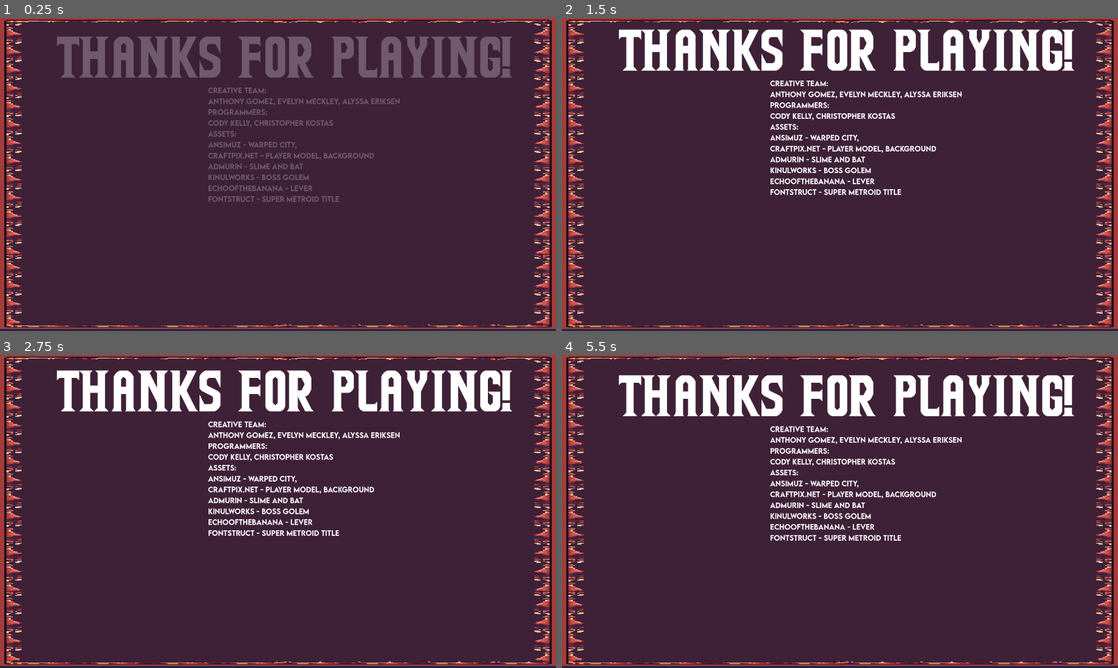
Above: before the commit, frames 1-4 (two rows, left to right).
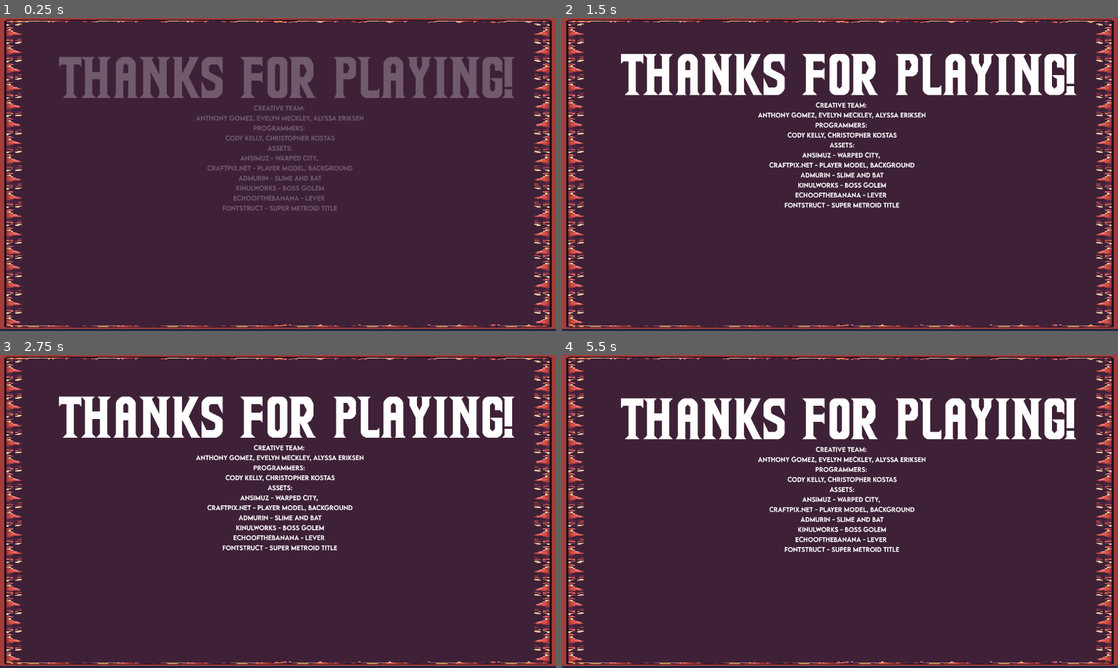
Above: after the commit, the same moments.

Repository: Shynkos/Senior-Design-Project
Game: Godot game, scene res://scenes/Components/credits.tscn
The game is run twice, just before and just after one commit, with the same random seed, the same clock (stepped at 60 frames per second) and the same inputs. This scene is started directly instead of the project's main scene.
Inputs (mouse positions are in pixels of both pictures, inside the frame that each line leads up to):
- Up to frame 1 (0.25 s): no input
- Up to frame 2 (1.5 s): tap Enter at 0.5 s; move the mouse to (962, 158) at 0.52 s; hold D (Move right) from 0.53 s (still down); click (962, 158) at 0.6 s; tap Space (Jump) at 0.77 s; move the mouse to (728, 190) at 1.27 s; tap E (Interact) at 1.35 s
- Up to frame 3 (2.75 s): tap Space (Jump) at 1.52 s; move the mouse to (333, 442) at 2.02 s; release D (Move right) at 2.03 s; hold A (Move left) from 2.03 s (still down); click (333, 442) at 2.1 s
- Up to frame 4 (5.5 s): move the mouse to (812, 574) at 2.77 s; release A (Move left) at 2.78 s; hold D (Move right) 2.78-4.28 s; tap E (Interact) at 2.85, 4.35 s; tap Space (Jump) at 3.02, 3.77, 4.52 s; move the mouse to (1006, 558) at 3.52 s; click (1006, 558) at 3.6 s; move the mouse to (673, 464) at 4.27 s; hold A (Move left) 4.28-5.03 s; move the mouse to (867, 511) at 5.02 s; hold D (Move right) from 5.03 s (still down); click (867, 511) at 5.1 s

The runs differ from the first frame. In frame 1, 10% of the frame differs, in the area x 10-93%, y 6-62%; in frame 2, 13%; in frame 3, 13%, in the area x 10-93%, y 4-63%; in frame 4, 13%.

Commit message:
credits fix
fixed credits

Diff:
--- a/scenes/Components/credits.tscn
+++ b/scenes/Components/credits.tscn
@@ -16,23 +16,26 @@
 
 [node name="Label2" type="Label" parent="Control"]
 layout_mode = 0
-offset_left = 128.0
-offset_top = 35.0
-offset_right = 1183.0
-offset_bottom = 141.0
+offset_left = 133.0
+offset_top = 81.0
+offset_right = 1188.0
+offset_bottom = 187.0
 theme_override_fonts/font = ExtResource("2_g4wvt")
 theme_override_font_sizes/font_size = 100
 text = "thanks for playing!"
 script = ExtResource("3_pjc1l")
+float_height = 7
+float_duration = 1.5
 menu_scene = "uid://dm5yxnc7t8pg8"
 
 [node name="Label" type="Label" parent="Control"]
 layout_mode = 0
-offset_left = 479.0
-offset_top = 156.0
-offset_right = 922.0
-offset_bottom = 728.0
+offset_left = 233.0
+offset_top = 197.0
+offset_right = 1057.0
+offset_bottom = 769.0
 theme_override_fonts/font = ExtResource("3_j6beo")
+theme_override_font_sizes/font_size = 14
 text = "Creative Team:
 Anthony Gomez, Evelyn Meckley, Alyssa Eriksen
 Programmers:
@@ -45,7 +48,13 @@
 echoofthebanana - lever
 fontstruct - super metroid title
 "
+horizontal_alignment = 1
+autowrap_mode = 2
+autowrap_trim_flags = 0
+justification_flags = 128
 script = ExtResource("3_pjc1l")
+float_height = 7
+float_duration = 1.5
 
 [node name="Panel" type="Panel" parent="Control"]
 z_index = -1
